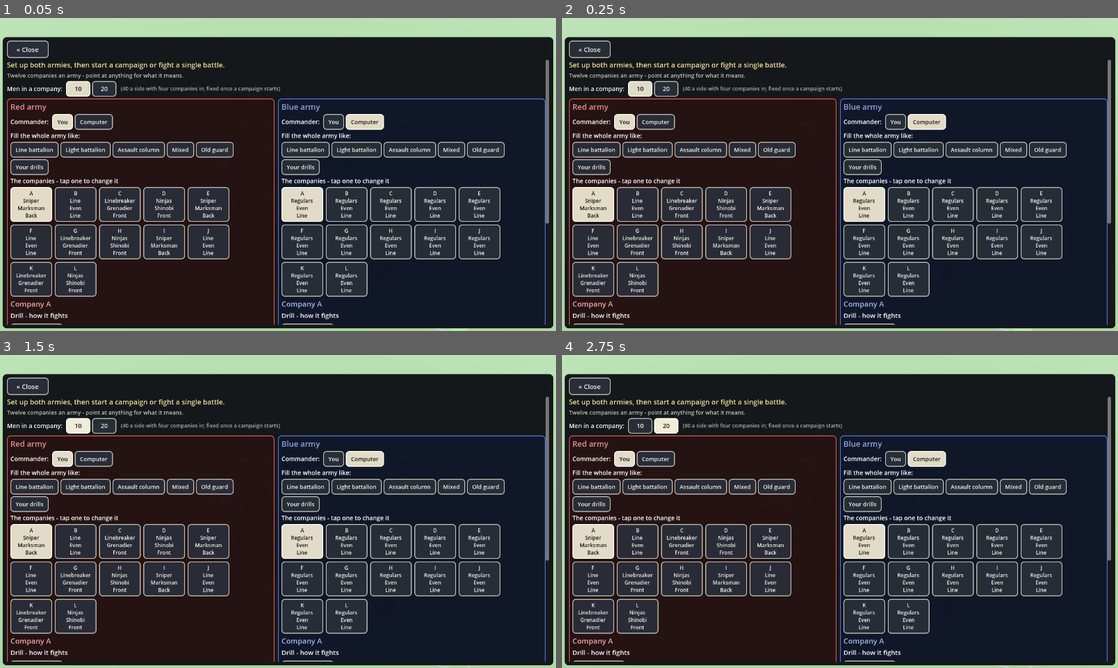
Above: before the commit, frames 1-4 (two rows, left to right).
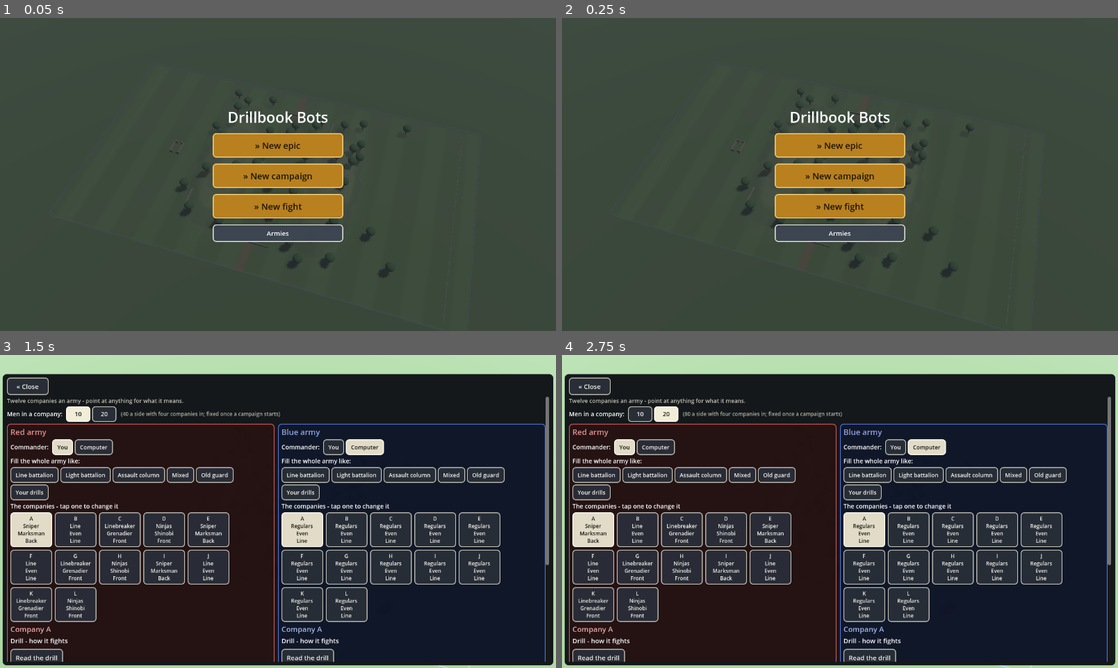
Above: after the commit, the same moments.

Repository: nathandunn/drillbook-bots
Game: Godot game, scene res://scenes/Main.tscn
The game is run twice, just before and just after one commit, with the same random seed, the same clock (stepped at 60 frames per second) and the same inputs.
Inputs (mouse positions are in pixels of both pictures, inside the frame that each line leads up to):
- Up to frame 1 (0.05 s): no input
- Up to frame 2 (0.25 s): no input
- Up to frame 3 (1.5 s): click (278, 570) at 0.5 s, where only the run after the commit has a clickable "Armies"; click "10" at 1.25 s
- Up to frame 4 (2.75 s): click "20" at 2 s

The runs differ from the first frame. In frame 1, 98% of the frame differs, in the area x 0-100%, y 0-100%; in frame 2, 98%; in frame 3, 21%; in frame 4, 21%.

Commit message:
Start screen; take cover in range; rush before the first volley; no idling out of range; close-range shots poor; Grenadier grenades
- First screen: New epic / New campaign / New fight (and Armies), nothing else
- In reach of the enemy's rifles any man takes a wall or rock within a few steps of his place; any sergeant near the enemy halts the line on a row of cover it can fire from
- Within 90 m of companies that have not fired yet, the line runs in
- Out of range with the company going forward, a man's drill no longer keeps him kneeling, loading or tucked behind the nearest rock - he goes with the line (the 'standing around' marksmen)
- Inside 5 m a musket shot is four times as wild
- Grenadiers carry a hand grenade: thrown 8-25 m at men behind a wall or bunched, never with his own men near the spot; 1.5 s later a burst - some go down within 1.5 m, a few to 3 m, everyone within 9 m shaken - a deep bang and a thick cloud of smoke

Co-Authored-By: Claude Opus 5.5 <noreply@anthropic.com>
Claude-Session: https://claude.ai/code/session_0151CJsskN2V3a8mXPF74qvd

Diff:
--- a/scripts/battle_fx.gd
+++ b/scripts/battle_fx.gd
@@ -250,6 +250,20 @@
 	_play("volley", pos + Vector3(0, 1.5, 0), 2.0, 0.05, 0.5)
 
 
+## A grenade: a deep bang where it bursts, and a spray of blood if it found anyone (done by the hits).
+func blast(pos: Vector3) -> void:
+	var arr: Array = _streams.get("volley", [])
+	if arr.is_empty() or muted or muted_sim:
+		return
+	var p := _players[_next_player]
+	_next_player = (_next_player + 1) % _players.size()
+	p.stream = arr[0]
+	p.global_position = pos + Vector3(0, 1.0, 0)
+	p.volume_db = 4.0
+	p.pitch_scale = randf_range(0.55, 0.65)   # the volley, slowed down: one deep thump
+	p.play()
+
+
 ## The general's order: a short bugle call (not more than one every 3 seconds).
 func bugle() -> void:
 	if muted or muted_sim or _bugle_quiet > 0.0:
--- a/scripts/hud.gd
+++ b/scripts/hud.gd
@@ -451,7 +451,62 @@
 
 func _any_overlay() -> bool:
 	return (teams_overlay != null and teams_overlay.visible) or (results_overlay != null and results_overlay.visible) \
-		or (_pick_overlay != null and _pick_overlay.visible)
+		or (_pick_overlay != null and _pick_overlay.visible) or (_start != null and _start.visible)
+
+
+var _start: Control = null
+
+
+## The first screen: nothing but the three ways in.
+func show_start() -> void:
+	if _start == null:
+		_start = Control.new()
+		_start.set_anchors_preset(Control.PRESET_FULL_RECT)
+		_start.mouse_filter = Control.MOUSE_FILTER_STOP
+		_root.add_child(_start)
+		var dim := ColorRect.new()
+		dim.color = Color(0.05, 0.06, 0.07, 0.72)
+		dim.set_anchors_preset(Control.PRESET_FULL_RECT)
+		dim.mouse_filter = Control.MOUSE_FILTER_IGNORE
+		_start.add_child(dim)
+		var cc := CenterContainer.new()
+		cc.set_anchors_preset(Control.PRESET_FULL_RECT)
+		_start.add_child(cc)
+		var vb := VBoxContainer.new()
+		vb.add_theme_constant_override("separation", 14)
+		cc.add_child(vb)
+		var title := Label.new()
+		title.text = "Drillbook Bots"
+		title.horizontal_alignment = HORIZONTAL_ALIGNMENT_CENTER
+		title.add_theme_font_size_override("font_size", 34)
+		vb.add_child(title)
+		var choices := [
+			["» New epic", "A long war along a front of eleven fields: fifty companies a side, up to ten in each battle", func(): epic_requested.emit()],
+			["» New campaign", "A war along a front of eleven fields: twelve companies a side, as many as you like in each battle", func(): campaign_requested.emit()],
+			["» New fight", "One battle on a field of your choosing", func(): show_pick()],
+		]
+		for ch in choices:
+			var b := _button(ch[0])
+			b.custom_minimum_size = Vector2(300, 56)
+			b.add_theme_font_size_override("font_size", 20)
+			_accent(b)
+			b.tooltip_text = ch[1]
+			var f: Callable = ch[2]
+			b.pressed.connect(func():
+				_start.visible = false
+				_top.visible = true
+				f.call())
+			vb.add_child(b)
+		var armies := _button("Armies")
+		armies.tooltip_text = "Set up both armies first"
+		armies.pressed.connect(func():
+			_start.visible = false
+			_top.visible = true
+			open_setup(""))
+		vb.add_child(armies)
+	_close_overlays()
+	_top.visible = false
+	_start.visible = true
 
 
 func _build_teams_overlay() -> void:
--- a/scripts/main.gd
+++ b/scripts/main.gd
@@ -243,8 +243,8 @@
 		# --ui --batch=N: the Sim button's path, HUD and all, for a headless check of the panel
 		_run_batch(maxi(int(args["batch"]), 1))
 		return
-	# nothing starts by itself: the setup panel asks what we are running
-	hud.open_setup("Set up both armies, then start a campaign or fight a single battle.")
+	# nothing starts by itself: the first screen asks what we are running
+	hud.show_start()
 
 
 func _setup_ui_scale() -> void:
@@ -474,7 +474,7 @@
 	var wins := [0, 0]
 	var draws := 0
 	var dur := 0.0
-	var keys := ["shots", "hits", "volleys", "charges", "fallbacks", "routed", "rallied", "own_kills", "friendly", "thrusts", "thrust_hits"]
+	var keys := ["shots", "hits", "volleys", "charges", "fallbacks", "routed", "rallied", "own_kills", "grenade_kills", "friendly", "thrusts", "thrust_hits"]
 	var tot := {}
 	for k in keys:
 		tot[k] = [0, 0]
@@ -1336,6 +1336,8 @@
 
 
 func _ui_walk() -> void:
+	hud.show_start()
+	await _shot("start")
 	hud.open_setup("test")
 	hud.refresh_setup()
 	fill_army(0, "Your drills")
--- a/scripts/match_manager.gd
+++ b/scripts/match_manager.gd
@@ -391,7 +391,7 @@
 
 
 func _blank_order(t: int, n: int) -> Dictionary:
-	return {"mode": "advance", "line_z": home_z(t), "rally_z": home_z(t), "center_x": 0.0, "spacing": 1.0,
+	return {"rush": false, "mode": "advance", "line_z": home_z(t), "rally_z": home_z(t), "center_x": 0.0, "spacing": 1.0,
 		"count": n, "volley_id": 0, "volley_age": 999.0, "alone": false, "sergeant": "", "press": false, "seek_cover": false}
 
 
@@ -431,7 +431,7 @@
 func _fresh_stats() -> Dictionary:
 	return {
 		"shots": [0, 0], "hits": [0, 0], "kills": [[0, 0], [0, 0]],   # kills[t] = [rifle, bayonet]
-		"volleys": [0, 0], "charges": [0, 0], "fallbacks": [0, 0], "routed": [0, 0], "rallied": [0, 0], "own_kills": [0, 0], "fled": [0, 0],
+		"volleys": [0, 0], "charges": [0, 0], "fallbacks": [0, 0], "routed": [0, 0], "rallied": [0, 0], "own_kills": [0, 0], "grenade_kills": [0, 0], "fled": [0, 0],
 		"friendly": [0, 0], "thrusts": [0, 0], "thrust_hits": [0, 0], "wounds": [0, 0],
 	}
 
@@ -624,6 +624,33 @@
 		best_d = d
 		best = o
 	return best
+
+
+## How many of s's own side stand within r of a point (a grenade thrower checks his own men).
+func friends_near(s: Soldier, at: Vector3, r: float) -> int:
+	var n := 0
+	for o in fighting(s.team):
+		if o != s and o.global_position.distance_to(at) < r:
+			n += 1
+	return n
+
+
+## A grenade bursts (a black-powder bomb: more noise and fright than slaughter): within 1.5 m
+## some go down, out to 3 m a few; everyone within 9 m is shaken;
+## a thick cloud of smoke; one loud bang.
+func grenade_burst(at: Vector3, thrower: Soldier) -> void:
+	for o in alive_soldiers():
+		var d := o.global_position.distance_to(at)
+		if d < 3.0 and rng.randf() < (0.3 if d < 1.5 else 0.08):
+			o.take_damage(999.0, "grenade", thrower)
+		elif d < 9.0:
+			o.fear = minf(o.fear + 0.25 * (1.0 - d / 9.0) + 0.05, 0.6)
+			o.under_fire = true
+	for i in 6:
+		var dir := Vector3.FORWARD.rotated(Vector3.UP, TAU * i / 6.0)
+		field.add_smoke(at + Vector3(0, 0.5, 0) - dir * 2.5 + dir * rng.randf_range(0.0, 2.0), dir, 2.5)
+	if fx != null:
+		fx.blast(at)
 
 
 ## The nearest enemy still in the fight, noticed or not (where the company knows them to be).
@@ -1156,6 +1183,15 @@
 			stats["fallbacks"][t] += 1
 	order["mode"] = mode
 	order["press"] = pressing and mode == "advance"
+	# the rush: the enemy is close (inside 90 m) and the companies facing us have not fired a shot yet
+	var rush := false
+	if mode == "advance" and nearest_d < 90.0 and nearest_d > 15.0:
+		rush = true
+		for e in near_e:
+			if _fired_at.has(ck((e as Soldier).team, (e as Soldier).company)):
+				rush = false
+				break
+	order["rush"] = rush
 	order["seek_cover"] = losing_fire or _plan.get("seek_cover", false)
 	order["hold_fire"] = _plan.get("hold_fire", false)
 	if _plan.has("spacing"):
@@ -1182,10 +1218,14 @@
 			var step: float = 1.4 * SERGEANT_TICK * (0.6 + 0.8 * float(mix["aggression"]))
 			if _plan.has("speed"):
 				step = 1.4 * SERGEANT_TICK * float(_plan["speed"])
+			# close and they have not fired yet: run the last of the ground before their first volley
+			if order["rush"]:
+				step *= 2.5
 			var target_z: float = order["line_z"] + toward * step
-			# a cover-minded sergeant halts the line on a wall he can reach before the enemy does
+			# a sergeant halts the line on a wall he can reach before the enemy does, once it is
+			# a wall to fire from (any sergeant, near the enemy; a cover-minded one sooner)
 			# - unless the line is pressing in, when walls are for after the volley at twenty paces
-			if mix["cover"] > 0.45 and not pressing:
+			if (mix["cover"] > 0.45 or nearest_d < engage + 60.0) and not pressing:
 				var wall_z := _cover_row_ahead(t, order["line_z"], engage, enemy_centre)
 				if not is_nan(wall_z) and (target_z - wall_z) * toward > 0.0:
 					target_z = wall_z
@@ -1621,6 +1661,8 @@
 func _on_died(s: Soldier, source: String, attacker: Soldier) -> void:
 	if attacker != null and attacker.team != s.team:
 		stats["kills"][attacker.team][1 if source == "bayonet" else 0] += 1
+		if source == "grenade":
+			stats["grenade_kills"][attacker.team] += 1
 	elif attacker != null:
 		stats["own_kills"][s.team] += 1   # a stray ball from his own side
 	for o in alive_soldiers():
--- a/scripts/soldier.gd
+++ b/scripts/soldier.gd
@@ -17,6 +17,7 @@
 const WALK := 1.7
 const RUN := 4.6
 const RELOAD := 20.0           # seconds: the fastest a man can shoot, one round every 20 s (owner, 2026-09-30)
+const GRENADES := 1             # a Grenadier's hand grenades
 const AMMO := 15               # rounds in the cartridge box, the loaded one included
 const MAX_RANGE := 100.0
 const POINT_BLANK := 12.0
@@ -107,6 +108,8 @@
 var _round_co := []            # going round: [team, company] he set out to get behind
 var _round_side := 0.0         # ... and which end of their line he goes round (-1 / +1)
 var _round_wide := false       # ... and whether he is out wide yet
+var grenades := 0               # Grenadiers carry a few (GRENADES)
+var _grenade_cd := 0.0
 var _kite_lock := 0.0          # after running back: this long standing his ground before he may run back again
 var _about_face := false       # falling back with his back to the enemy (full walking pace, no shooting)
 var _last_fire_t := -100.0       # a shot gives a man away: flash and a puff of smoke
@@ -176,6 +179,7 @@
 	# a trained marksman reloads in the 20 s floor; an even man ~24 s, a raw hand ~30 s
 	reload_time = RELOAD * 1.2 / (0.8 + 0.4 * st.skill("accuracy"))
 	ammo = AMMO
+	grenades = GRENADES if soldier_type != null and soldier_type.label() == "Grenadier" else 0
 	melee_mult = 0.55 + 0.9 * st.skill("melee")
 	stamina_max = STAMINA_MAX * (0.6 + 0.8 * st.skill("stamina"))
 	regen_mult = 0.6 + 0.8 * st.skill("stamina")
@@ -231,6 +235,7 @@
 	_sneak_t = maxf(_sneak_t - delta, 0.0)
 	thrust_timer = maxf(thrust_timer - delta, 0.0)
 	kiting = maxf(kiting - delta, 0.0)
+	_grenade_cd = maxf(_grenade_cd - delta, 0.0)
 	_kite_lock = maxf(_kite_lock - delta, 0.0)
 	_halt = maxf(_halt - delta, 0.0)
 	_cover_hold = maxf(_cover_hold - delta, 0.0)
@@ -324,6 +329,17 @@
 		_try_thrust(enemy)
 		return
 
+	# a grenade: men behind a wall or bunched together, 8 to 25 m off - light the fuse and throw
+	if grenades > 0 and _grenade_cd <= 0.0 and enemy != null and not in_melee and enemy_d > 8.0 and enemy_d < 25.0:
+		var bunch := 0
+		for o in manager.fighting(1 - team):
+			if o.global_position.distance_to(enemy.global_position) < 3.0:
+				bunch += 1
+		var walled := enemy.kneeling or String(enemy.action) == "cover"
+		if (bunch >= 4 or walled) and manager.friends_near(self, enemy.global_position, 4.0) == 0:
+			_throw_grenade(enemy.global_position)
+			return
+
 	# the drill first: the first rule that holds and can be done decides; "follow sergeant"
 	# (or no rule at all) hands the tick to the engine below
 	# (when the company has been ordered in with the bayonet, the order stands over a man's own
@@ -442,6 +458,8 @@
 	# a standing man far from his place hurries; a disciplined one keeps the walk of the line
 	var dist_to_goal := global_position.distance_to(goal)
 	want_run = dist_to_goal > 6.0 and (p("discipline") < 0.5 or order["mode"] == "fallback") and not tired()
+	if order.get("rush", false) and dist_to_goal > 2.0 and not tired():
+		want_run = true   # the rush: run in before their first volley
 
 
 # ---------------------------------------------------------------- the drill's words, for a man
@@ -516,6 +534,13 @@
 	return false
 
 
+## The enemy is beyond my rifle (or not seen at all) while my company goes forward.
+func _out_of_reach(e: Soldier, ed: float) -> bool:
+	if String(manager.orders[team][company].get("mode", "")) != "advance":
+		return false
+	return e == null or ed > fire_range_to(e) + 10.0
+
+
 ## Am I behind the line of e's company - on the side of it toward their own rear?
 func _behind_line_of(e: Soldier) -> bool:
 	var ord: Dictionary = manager.orders[e.team][e.company]
@@ -576,6 +601,10 @@
 func _drill_act(id: String, args: Array) -> bool:
 	var e := _d_enemy
 	var ed := _d_enemy_d
+	# out of range with the company going forward, a man does not stop to kneel, load or tuck in
+	# behind the nearest rock - he goes with the line until there is something to shoot at
+	if id in ["hold", "hold_kneel", "reload_kneel", "cover", "high_ground"] and _out_of_reach(e, ed):
+		return false
 	var order := _d_order
 	if id != "charge" and not MODIFIERS_MAN.has(id):
 		charging = false
@@ -851,6 +880,10 @@
 	var want := p("cover") - 0.35 * p("discipline")
 	if manager.orders[team][company].get("seek_cover", false):
 		want = maxf(want, 0.5)   # the sergeant has seen the exchange; any wall will do
+	elif enemy != null and global_position.distance_to(enemy.global_position) < fire_range_to(enemy) + 20.0:
+		# in reach of their rifles: a wall or a rock within a few steps of his place is taken,
+		# by anyone - standing in the open beside cover is no plan
+		want = maxf(want, 0.25)
 	if want < 0.2:
 		return {}
 	if not _cover_spot.is_empty() and _cover_hold > 0.0:
@@ -889,6 +922,23 @@
 	if p("discipline") > 0.3 and manager.friend_beyond(self, enemy, 90.0) != null:
 		return false
 	return true
+
+
+## A hand grenade: thrown (a second and a half to land and burn down the fuse), then a burst -
+## the men right by it go down, the ones near are shaken, and the smoke hangs thick.
+func _throw_grenade(at: Vector3) -> void:
+	grenades -= 1
+	_grenade_cd = 6.0
+	_halt = 1.2
+	_fire_anim = 0.35
+	face_point = at
+	var err := Vector3(rng.randf_range(-2.5, 2.5), 0, rng.randf_range(-2.5, 2.5)) * (at.distance_to(global_position) / 20.0)
+	var land := at + err
+	land.y = field.height_at(land.x, land.z)
+	var thrower := self
+	get_tree().create_timer(1.5, false).timeout.connect(func():
+		if is_instance_valid(manager) and manager.running:
+			manager.grenade_burst(land, thrower if is_instance_valid(thrower) else null))
 
 
 func _fire(enemy: Soldier) -> void:
@@ -938,6 +988,8 @@
 	if wounded:
 		sig *= 1.25
 	sig *= 1.0 + 0.8 * fear               # balls going past his ear
+	if d < 5.0:
+		sig *= 4.0                        # too close: no room to bring the musket up and lay it
 	if order_volley():
 		sig *= 1.1                        # on the word, not on his own time
 	sig *= clampf(1.0 - (from.y - aim.y) * 0.04, 0.8, 1.15)   # looking down on them steadies the aim
@@ -1066,7 +1118,7 @@
 	if not alive:
 		return
 	# a musket ball or a bayonet puts a man down: nobody fights on with one in him
-	if source == "rifle" or source == "bayonet":
+	if source == "rifle" or source == "bayonet" or source == "grenade":
 		amount = maxf(amount, hp)
 	hp -= amount
 	under_fire = true
